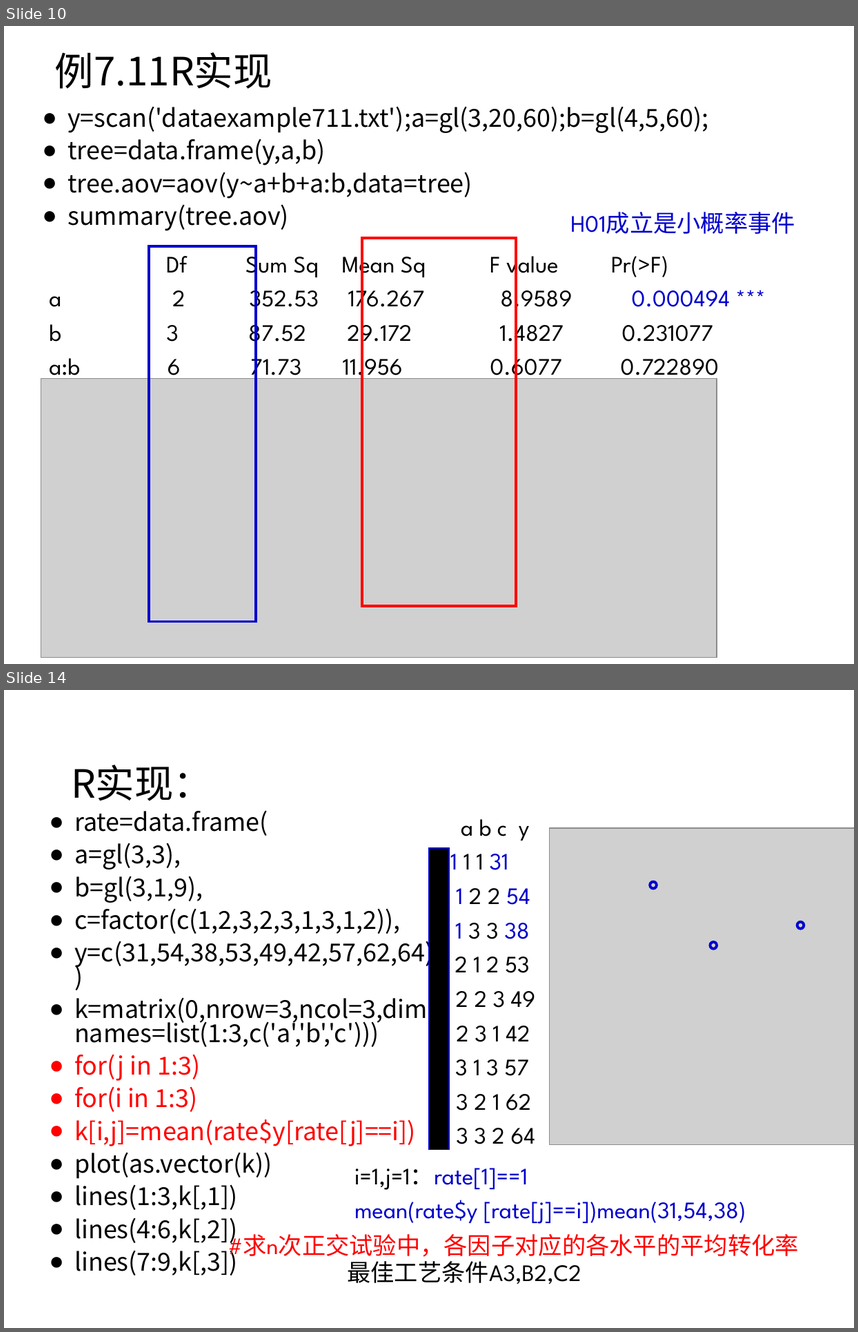
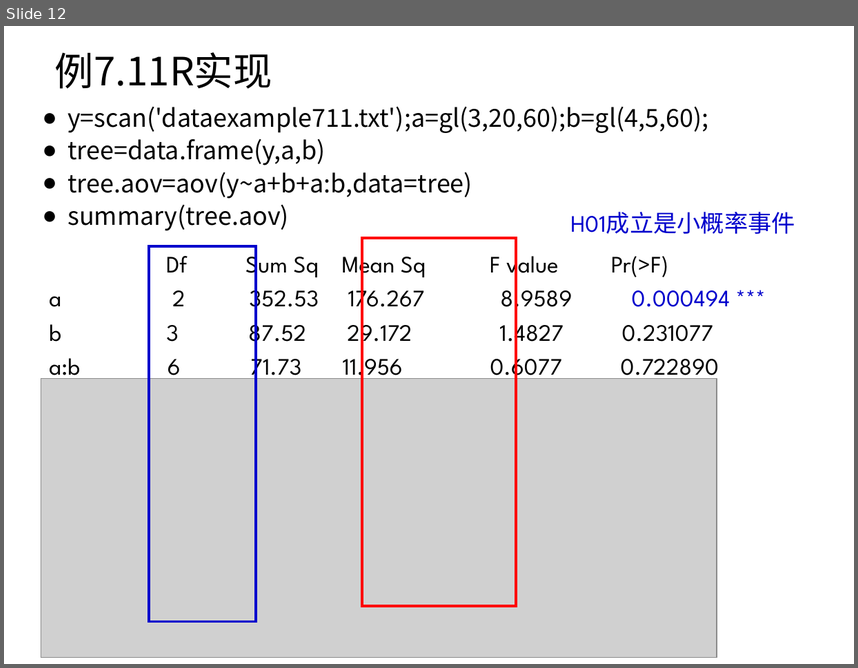
Before and after one commit to shfkuang/shfkuang.github.io, a slide deck: sc2019/scch73.ppt. Shown one above the other, each under a label of ours: slides 10 and 14 before the commit, slide 12 after it; the slides between them are not shown. The pictures are 858x1332 and 858x668 pixels, drawn with LibreOffice and Linux fonts; fonts in the diff are those of the drawing; grey boxes stand for pictures. Boxes give left, top, right and bottom in pixels: in the first picture for what was removed or moved away, otherwise in the second. Text is boxed around its words. In the diff, an @@ line names an element or a change of style, - is before the commit and + after.

```diff
--- a/sc2019/scch73.ppt
+++ b/sc2019/scch73.ppt
@@ slide 14 removed at <box>4,690,854,1328</box>, background #FFFFFF @@
@@ title removed at <box>71,765,212,801</box> @@
-R实现：
@@ text removed at <box>74,810,433,1275</box> @@
-● rate=data.frame(
-● a=gl(3,3),
-● b=gl(3,1,9),
-● c=factor(c(1,2,3,2,3,1,3,1,2)),
-● y=c(31,54,38,53,49,42,57,62,64))
-● k=matrix(0,nrow=3,ncol=3,dimnames=list(1:3,c('a','b','c')))
-● for(j in 1:3)
-● for(i in 1:3)
-● k[i,j]=mean(rate$y[rate[j]==i])
-● plot(as.vector(k))
-● lines(1:3,k[,1])
-● lines(4:6,k[,2])
-● lines(7:9,k[,3])
@@ text removed at <box>437,819,536,1152</box> @@
-a b c y
-1 1 1 1 31
-2 1 2 2 54
-3 1 3 3 38
-4 2 1 2 53
-5 2 2 3 49
-6 2 3 1 42
-7 3 1 3 57
-8 3 2 1 62
-9 3 3 2 64
@@ picture removed at <box>550,828,854,1144</box> @@
@@ rectangle removed at <box>429,848,450,1149</box> @@
@@ ellipse removed at <box>650,881,657,888</box> @@
@@ ellipse removed at <box>797,922,804,929</box> @@
@@ ellipse removed at <box>711,942,717,949</box> @@
@@ text removed at <box>355,1167,746,1223</box> @@
-i=1,j=1：rate[1]==1
-mean(rate$y [rate[j]==i])mean(31,54,38)
@@ text removed at <box>228,1230,799,1261</box> @@
-#求n次正交试验中，各因子对应的各水平的平均转化率
@@ text removed at <box>347,1261,581,1283</box> @@
-最佳工艺条件A3,B2,C2
@@ what was slide 10 is now slide 12 @@
```
Also in this commit, not shown: 2 slides changed, 8 slides added, 2 other slides removed, 3 other files.
